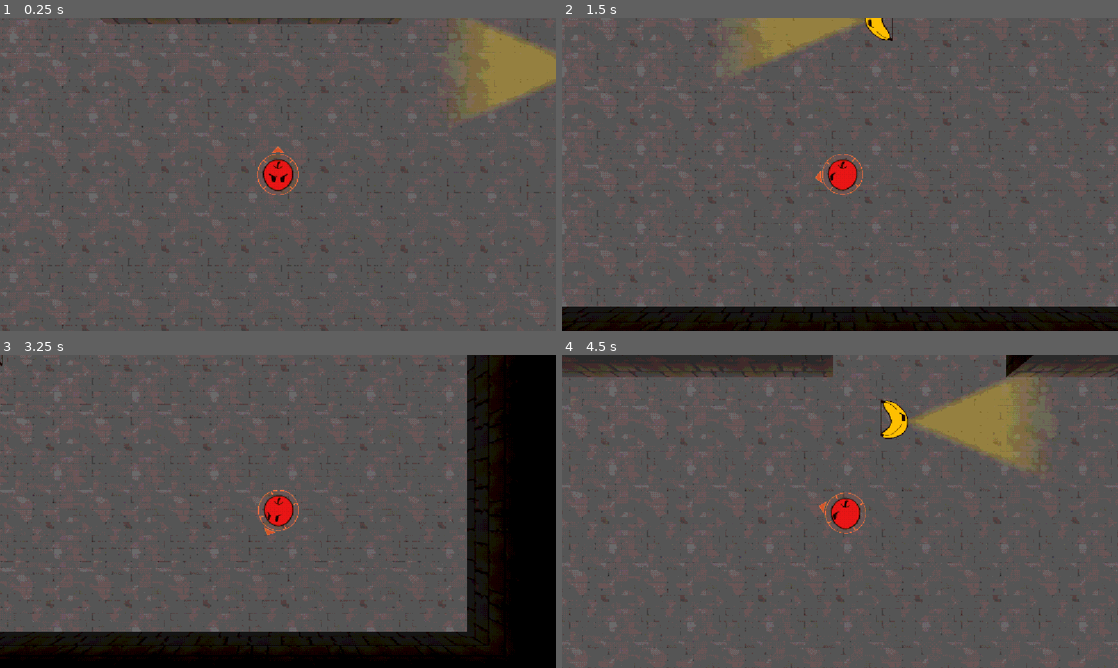
Above: before the commit, frames 1-4 (two rows, left to right).
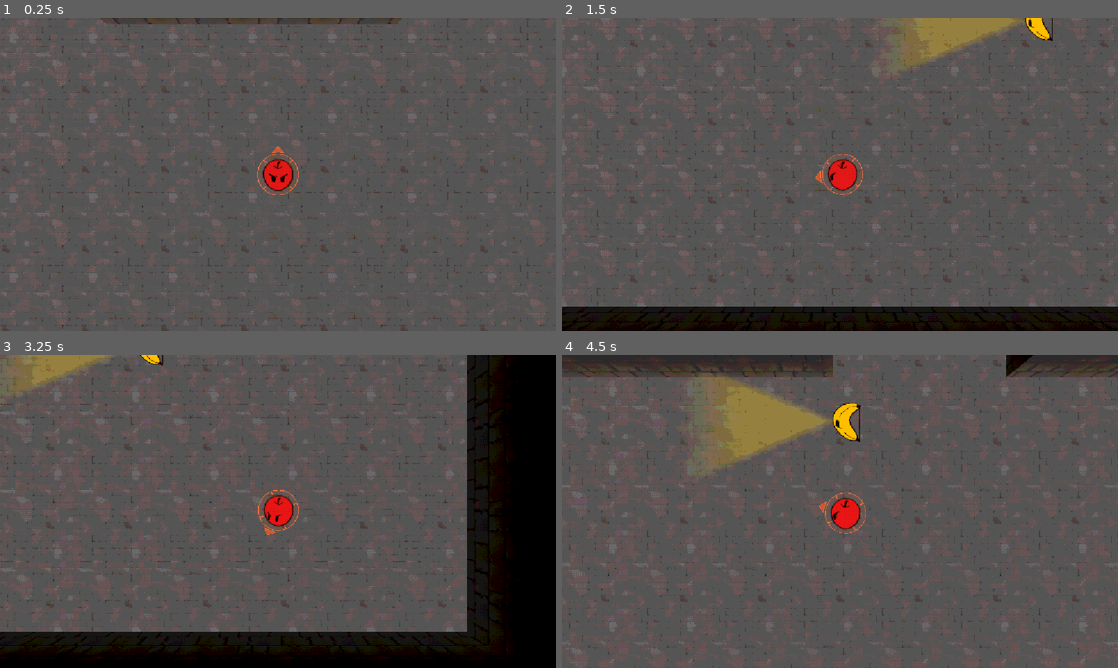
Above: after the commit, the same moments.

Repository: CasualShrub/arrow-head
Game: Godot game, scene res://scenes/levels/level_2.tscn
The game is run twice, just before and just after one commit, with the same random seed, the same clock (stepped at 60 frames per second) and the same inputs. This scene is started directly instead of the project's main scene. Sound files missing from this copy of the repository are replaced by a short silence.
Inputs (mouse positions are in pixels of both pictures, inside the frame that each line leads up to):
- Up to frame 1 (0.25 s): no input
- Up to frame 2 (1.5 s): tap Enter at 0.5 s; move the mouse to (962, 158) at 0.52 s; hold D (move_right) 0.53-1.28 s; hold Space (fire) 0.53-1.28 s; move the mouse to (728, 190) at 1.27 s; hold S (move_down) from 1.28 s (still down); tap R at 1.35 s
- Up to frame 3 (3.25 s): move the mouse to (333, 442) at 2.02 s; release S (move_down) at 2.03 s; hold D (move_right) 2.03-2.78 s; hold Space (fire) 2.03-2.78 s; move the mouse to (250, 574) at 2.77 s; hold W (move_up) from 2.78 s (still down); tap R at 2.85 s
- Up to frame 4 (4.5 s): move the mouse to (1006, 558) at 3.52 s; release W (move_up) at 3.53 s; hold Space (fire) 3.53-4.28 s; hold A (move_left) from 3.53 s (still down); move the mouse to (673, 464) at 4.27 s; tap R at 4.35 s

The runs differ from the first frame. In frame 1, 3.2% of the frame differs, in the area x 82-100%, y 0-32%; in frame 2, 4.2%; in frame 3, 1.2%; in frame 4, 7.5%, in the area x 25-86%, y 5-36%.

Commit message:
Update level_2.tscn

Diff:
--- a/scenes/levels/level_2.tscn
+++ b/scenes/levels/level_2.tscn
@@ -25,28 +25,27 @@
 
 [node name="fire" parent="SubViewportContainer/SubViewport/World/Enemies" parent_id_path=PackedInt32Array(1185931971) index="0" unique_id=568196954 instance=ExtResource("2_eqwef")]
 transform = Transform3D(-0.9818634, 0, -0.18958913, 0, 1, 0, 0.18958913, 0, -0.9818634, 18.708735, -0.1609757, 10.610923)
-collision_mask = 1
+alwayds_alert = false
 
 [node name="frost" parent="SubViewportContainer/SubViewport/World/Enemies" parent_id_path=PackedInt32Array(1185931971) index="1" unique_id=96558035 instance=ExtResource("3_1shg3")]
-transform = Transform3D(1, 0, 0, 0, 1, 0, 0, 0, 1, 26.676058, 0, 22.46748)
-collision_mask = 1
+transform = Transform3D(1, 0, 0, 0, 1, 0, 0, 0, 1, 30.604156, 0, 22.46748)
+alwayds_alert = false
 
 [node name="Marker3D2" type="Marker3D" parent="SubViewportContainer/SubViewport/World/Enemies/frost/PatrolPoints" parent_id_path=PackedInt32Array(96558035, 1646478367) index="1" unique_id=226739791]
-transform = Transform3D(1, 0, 0, 0, 1, 0, 0, 0, 1, -6.48831, 0, 0)
+transform = Transform3D(1, 0, 0, 0, 1, 0, 0, 0, 1, -14.978727, 0, 0)
 
-[node name="frost2" parent="SubViewportContainer/SubViewport/World/Enemies" parent_id_path=PackedInt32Array(1185931971) index="2" unique_id=548100990 instance=ExtResource("3_1shg3")]
-transform = Transform3D(1, 0, 0, 0, 1, 0, 0, 0, 1, 22.134281, 0, 18.325718)
-collision_mask = 1
-
-[node name="Marker3D2" type="Marker3D" parent="SubViewportContainer/SubViewport/World/Enemies/frost2/PatrolPoints" parent_id_path=PackedInt32Array(548100990, 1646478367) index="1" unique_id=2031097009]
-transform = Transform3D(1, 0, 0, 0, 1, 0, 0, 0, 1, -8.073229, 0, 0)
-
-[node name="archer" parent="SubViewportContainer/SubViewport/World/Enemies" parent_id_path=PackedInt32Array(1185931971) index="3" unique_id=71488470 instance=ExtResource("5_l37oo")]
-transform = Transform3D(1, 0, 0, 0, 1, 0, 0, 0, 1, 25.094635, -0.19287515, 17.187084)
-collision_mask = 1
+[node name="archer" parent="SubViewportContainer/SubViewport/World/Enemies" parent_id_path=PackedInt32Array(1185931971) index="2" unique_id=71488470 instance=ExtResource("5_l37oo")]
+transform = Transform3D(1, 0, 0, 0, 1, 0, 0, 0, 1, 25.094635, -0.19287515, 13.687416)
+alwayds_alert = false
 
 [node name="Marker3D2" type="Marker3D" parent="SubViewportContainer/SubViewport/World/Enemies/archer/PatrolPoints" parent_id_path=PackedInt32Array(71488470, 1646478367) index="1" unique_id=368757522]
 transform = Transform3D(1, 0, 0, 0, 1, 0, 0, 0, 1, 0, 0, -6.0379105)
+
+[node name="Marker3D3" type="Marker3D" parent="SubViewportContainer/SubViewport/World/Enemies/archer/PatrolPoints" parent_id_path=PackedInt32Array(71488470, 1646478367) index="2" unique_id=318857597]
+transform = Transform3D(1, 0, 0, 0, 1, 0, 0, 0, 1, 5.7420807, 0, -6.0379105)
+
+[node name="Marker3D4" type="Marker3D" parent="SubViewportContainer/SubViewport/World/Enemies/archer/PatrolPoints" parent_id_path=PackedInt32Array(71488470, 1646478367) index="3" unique_id=844978143]
+transform = Transform3D(1, 0, 0, 0, 1, 0, 0, 0, 1, 5.7420807, 0, 0.02466011)
 
 [node name="CameraPivot" parent="SubViewportContainer/SubViewport/World" parent_id_path=PackedInt32Array(1589957074) index="2" unique_id=1563753267]
 transform = Transform3D(1, 0, 0, 0, -4.371139e-08, 1, 0, -1, -4.371139e-08, 18.24202, 3.7000048, 25.049774)
@@ -146,5 +145,4 @@
 material = SubResource("ShaderMaterial_brickfade")
 
 [editable path="SubViewportContainer/SubViewport/World/Enemies/frost"]
-[editable path="SubViewportContainer/SubViewport/World/Enemies/frost2"]
 [editable path="SubViewportContainer/SubViewport/World/Enemies/archer"]
Not shown: 1 places in scenes/levels/level_2.tscn that only renumber resources
